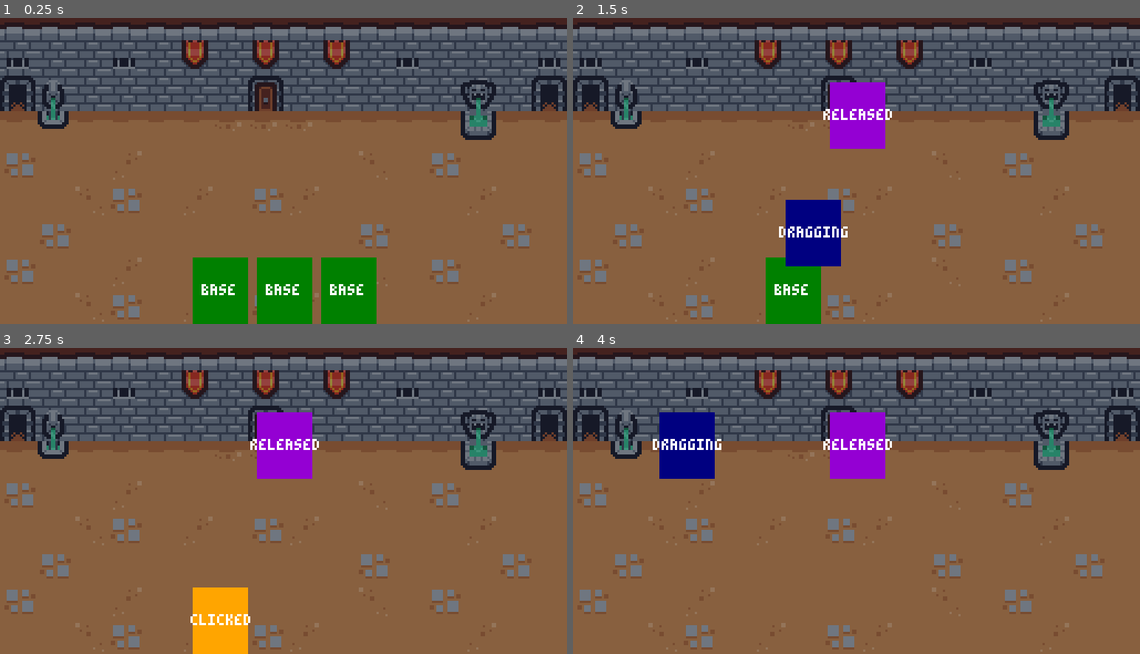
Above: before the commit, frames 1-4 (two rows, left to right).
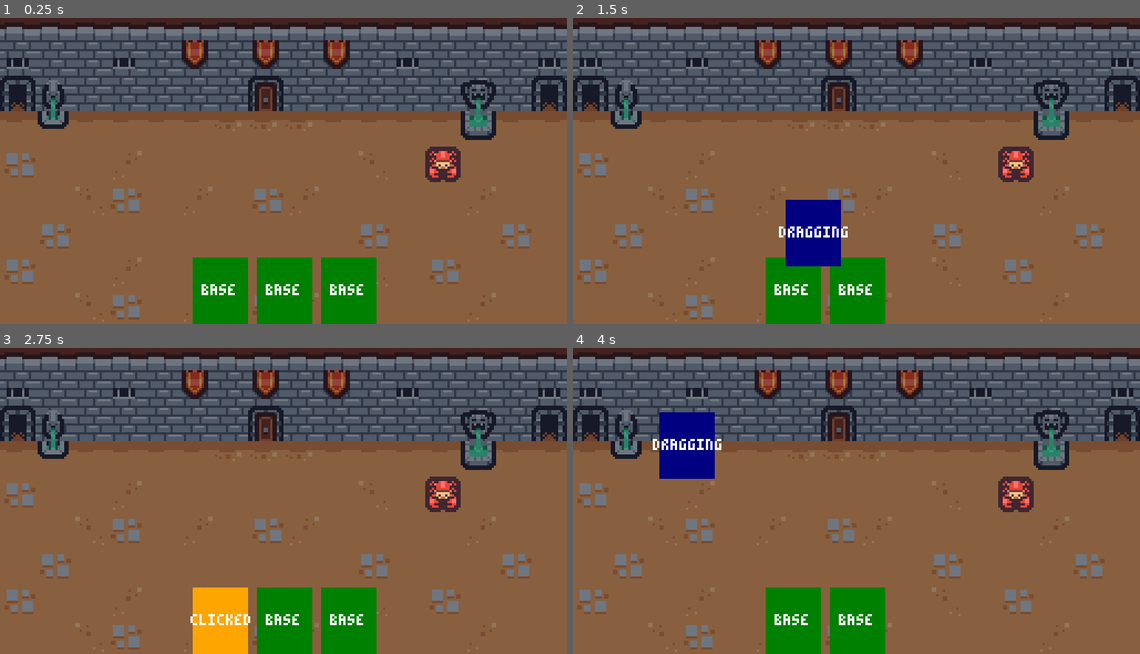
Above: after the commit, the same moments.

Repository: WochiB70/GodotLearningPlatform
Game: Godot game, scene res://scenes/battle/battle.tscn
The game is run twice, just before and just after one commit, with the same random seed, the same clock (stepped at 60 frames per second) and the same inputs.
Inputs (mouse positions are in pixels of both pictures, inside the frame that each line leads up to):
- Up to frame 1 (0.25 s): no input
- Up to frame 2 (1.5 s): tap Enter at 0.5 s; drag from (794, 290) to (856, 115) at 0.52 s; drag from (794, 290) to (856, 115) at 1.27 s
- Up to frame 3 (2.75 s): move the mouse to (221, 620) at 2.02 s; press the mouse at (221, 620) at 2.03 s; right-click (221, 620) at 2.3 s
- Up to frame 4 (4 s): release the mouse at (794, 620) at 2.75 s; tap Space at 2.75 s; drag from (856, 445) to (686, 445) at 2.77 s; tap Enter at 3.5 s; drag from (856, 445) to (686, 445) at 3.52 s

The runs differ from the first frame. In frame 1, 0.7% of the frame differs, in the area x 75-82%, y 42-54%; in frame 2, 4.9%; in frame 3, 7.1%, in the area x 44-82%, y 21-100%; in frame 4, 7.1%.

Commit message:
WPI: 未完成得任务S106

Diff:
--- /dev/null
+++ b/deckbuildertutorial/characters/warrior/cards/warrior_axe_attack.tres
@@ -0,0 +1,10 @@
+[gd_resource type="Resource" script_class="Card" load_steps=2 format=3 uid="uid://dwbgrbi84klpq"]
+
+[ext_resource type="Script" uid="uid://b44xljum5h6v5" path="res://resources/card.gd" id="1_wba1x"]
+
+[resource]
+script = ExtResource("1_wba1x")
+id = "warrior_axe_attack"
+type = 0
+target = 1
+metadata/_custom_type_script = "uid://b44xljum5h6v5"
--- /dev/null
+++ b/deckbuildertutorial/characters/warrior/cards/warrior_block.tres
@@ -0,0 +1,10 @@
+[gd_resource type="Resource" script_class="Card" load_steps=2 format=3 uid="uid://dp80ki27f23an"]
+
+[ext_resource type="Script" uid="uid://b44xljum5h6v5" path="res://resources/card.gd" id="1_ti8q0"]
+
+[resource]
+script = ExtResource("1_ti8q0")
+id = "warrior_block"
+type = 1
+target = 0
+metadata/_custom_type_script = "uid://b44xljum5h6v5"
--- /dev/null
+++ b/deckbuildertutorial/global/events.gd
@@ -0,0 +1,4 @@
+extends Node
+
+signal card_aim_started(card_ui: CardUI)
+signal card_aim_ended(car_ui:CardUI)
--- a/deckbuildertutorial/project.godot
+++ b/deckbuildertutorial/project.godot
@@ -13,6 +13,10 @@
 config/name="DeckBuilderTutorial"
 run/main_scene="uid://b5crf5qbthvuf"
 config/features=PackedStringArray("4.4", "Forward Plus")
+
+[autoload]
+
+Events="*res://global/events.gd"
 
 [display]
 
@@ -41,6 +45,7 @@
 
 [layer_names]
 
+2d_render/layer_3="enemies"
 2d_physics/layer_1="card_target_selector"
 2d_physics/layer_2="card_drop_area"
 
--- /dev/null
+++ b/deckbuildertutorial/resources/card.gd
@@ -0,0 +1,13 @@
+class_name Card
+extends Resource
+
+enum Type {ATTACK, SKILL, POWER}
+enum Target {SELF, SINGLE_ENEMY, ALL_ENEMIES, EVERYONE }
+
+@export_group("Card Attribute")
+@export var id: String
+@export var type : Type
+@export var target: Target
+
+func is_single_targeted() -> bool:
+	return target == Target.SINGLE_ENEMY
--- a/deckbuildertutorial/scenes/battle/battle.tscn
+++ b/deckbuildertutorial/scenes/battle/battle.tscn
@@ -1,11 +1,17 @@
-[gd_scene load_steps=5 format=3 uid="uid://b5crf5qbthvuf"]
+[gd_scene load_steps=10 format=3 uid="uid://b5crf5qbthvuf"]
 
 [ext_resource type="Texture2D" uid="uid://cp4iq5fd6j8be" path="res://art/background.png" id="1_7gynk"]
 [ext_resource type="PackedScene" uid="uid://bvniutceiktpo" path="res://scenes/card_ui/card_ui.tscn" id="2_ffvsa"]
-[ext_resource type="Script" uid="uid://c6npwfa2h3v1n" path="res://scenes/ui/hand.gd" id="2_xd4uy"]
+[ext_resource type="Script" uid="uid://c5l6db0pf8b6y" path="res://scenes/ui/hand.gd" id="2_xd4uy"]
+[ext_resource type="PackedScene" uid="uid://bmbov07ogiphf" path="res://scenes/card_target_selector/card_target_selector.tscn" id="3_pll4o"]
+[ext_resource type="Resource" uid="uid://dwbgrbi84klpq" path="res://characters/warrior/cards/warrior_axe_attack.tres" id="4_0yh6x"]
+[ext_resource type="Resource" uid="uid://dp80ki27f23an" path="res://characters/warrior/cards/warrior_block.tres" id="5_h0kxc"]
+[ext_resource type="Texture2D" uid="uid://1u3b3hwqd8yh" path="res://art/tile_0110.png" id="6_fh7rg"]
 
 [sub_resource type="RectangleShape2D" id="RectangleShape2D_7gynk"]
 size = Vector2(256, 100)
+
+[sub_resource type="RectangleShape2D" id="RectangleShape2D_fh7rg"]
 
 [node name="Battle" type="Node2D"]
 metadata/_edit_lock_ = true
@@ -22,6 +28,19 @@
 [node name="CollisionShape2D" type="CollisionShape2D" parent="Area2D"]
 position = Vector2(128, 50)
 shape = SubResource("RectangleShape2D_7gynk")
+debug_color = Color(0, 0.6, 0.701961, 0.117647)
+
+[node name="Enemy" type="Area2D" parent="."]
+position = Vector2(200, 72)
+
+[node name="Sprite2D" type="Sprite2D" parent="Enemy"]
+texture = ExtResource("6_fh7rg")
+
+[node name="CollisionShape2D" type="CollisionShape2D" parent="Enemy"]
+light_mask = 4
+shape = SubResource("RectangleShape2D_fh7rg")
+
+[node name="CardTargetSelector" parent="." instance=ExtResource("3_pll4o")]
 
 [node name="BattleUI" type="CanvasLayer" parent="." groups=["ui_layer"]]
 
@@ -40,9 +59,12 @@
 
 [node name="CardUI" parent="BattleUI/Hand" instance=ExtResource("2_ffvsa")]
 layout_mode = 2
+card = ExtResource("4_0yh6x")
 
 [node name="CardUI2" parent="BattleUI/Hand" instance=ExtResource("2_ffvsa")]
 layout_mode = 2
+card = ExtResource("4_0yh6x")
 
 [node name="CardUI3" parent="BattleUI/Hand" instance=ExtResource("2_ffvsa")]
 layout_mode = 2
+card = ExtResource("5_h0kxc")
--- /dev/null
+++ b/deckbuildertutorial/scenes/card_target_selector/card_arc.tscn
@@ -0,0 +1,10 @@
+[gd_scene load_steps=2 format=3 uid="uid://d3wnkgoc2gebo"]
+
+[sub_resource type="Curve" id="Curve_j42f0"]
+_limits = [0.0, 1.0, 0.2, 1.0]
+_data = [Vector2(0.2, 0.1526), 0.0, 0.0, 0, 0, Vector2(0.895161, 1), 0.0, 0.0, 0, 0, Vector2(0.977419, 0.240769), 0.0, 0.0, 0, 0]
+point_count = 3
+
+[node name="CardArc" type="Line2D"]
+width = 4.0
+width_curve = SubResource("Curve_j42f0")
--- /dev/null
+++ b/deckbuildertutorial/scenes/card_target_selector/card_target_selector.gd
@@ -0,0 +1,70 @@
+extends Node2D
+
+const ARC_POINT := 50
+
+@onready var area_2d: Area2D = $Area2D
+@onready var card_arc: Line2D = $CanvasLayer/CardArc
+
+
+var current_card:CardUI
+var targeting := false
+
+func _ready() -> void:
+	Events.card_aim_started.connect(_on_card_arm_started)
+	Events.card_aim_ended.connect(_on_card_aim_ended)
+
+func _process(delta: float) -> void:
+	if not targeting:
+		return
+
+	area_2d.position = get_local_mouse_position()
+	card_arc.points = _get_points()
+
+func _get_points() -> Array:
+	var points := []
+	var start := current_card.global_position
+	start.x += (current_card.size.x / 2)
+	var target := get_local_mouse_position()
+	var distance := (target - start)
+
+	for i in range(ARC_POINT):
+		var t := (1.0 / ARC_POINT) * i
+		var x := start.x + (distance.x / ARC_POINT) * i
+		var y := start.y + ease_out_cubic(t) * distance.y
+		points.append(Vector2(x, y))
+	points.append(target)
+
+	return points
+
+func ease_out_cubic(number:float) -> float:
+	return 1.0 - pow(1.0 - number, 3.0)
+
+func _on_card_arm_started(card:CardUI) -> void:
+	print("进入", card.target)
+	if not card.card.is_single_targeted():
+		return
+	print("开始")
+	targeting = true
+	area_2d.monitoring = true
+	area_2d.monitorable = true
+	current_card = card
+
+func _on_card_aim_ended(card:CardUI) -> void:
+	targeting = false
+	card_arc.clear_points()
+	area_2d.position = Vector2.ZERO
+	area_2d.monitoring = false
+	area_2d.monitorable = false
+	current_card = null
+
+func _on_area_2d_area_entered(area:Area2D) -> void:
+	if not  current_card or not targeting:
+		return
+
+	if not current_card.target.has(area):
+		current_card.target.append(area)
+
+func _on_area_2d_area_exited(area:Area2D) -> void:
+	if not current_card or not targeting:
+		return
+	current_card.target.erase(area)
--- /dev/null
+++ b/deckbuildertutorial/scenes/card_target_selector/card_target_selector.tscn
@@ -0,0 +1,26 @@
+[gd_scene load_steps=4 format=3 uid="uid://bmbov07ogiphf"]
+
+[ext_resource type="PackedScene" uid="uid://d3wnkgoc2gebo" path="res://scenes/card_target_selector/card_arc.tscn" id="1_dnal8"]
+[ext_resource type="Script" uid="uid://dr16w12otdwx" path="res://scenes/card_target_selector/card_target_selector.gd" id="1_s6vcj"]
+
+[sub_resource type="RectangleShape2D" id="RectangleShape2D_2m1is"]
+size = Vector2(4, 4)
+
+[node name="CardTargetSelector" type="Node2D"]
+script = ExtResource("1_s6vcj")
+
+[node name="Area2D" type="Area2D" parent="."]
+collision_mask = 4
+monitoring = false
+monitorable = false
+
+[node name="CollisionShape2D" type="CollisionShape2D" parent="Area2D"]
+shape = SubResource("RectangleShape2D_2m1is")
+
+[node name="CanvasLayer" type="CanvasLayer" parent="."]
+layer = 2
+
+[node name="CardArc" parent="CanvasLayer" instance=ExtResource("1_dnal8")]
+
+[connection signal="area_entered" from="Area2D" to="." method="_on_area_2d_area_entered"]
+[connection signal="area_exited" from="Area2D" to="." method="_on_area_2d_area_exited"]
--- /dev/null
+++ b/deckbuildertutorial/scenes/card_ui/card_states/card_aiming_state.gd
@@ -0,0 +1,29 @@
+extends CardState
+
+const MOUSE_Y_SNAPBACK_THRESHOLD := 130
+
+
+func enter() -> void:
+	cardUI.color.color = Color.WEB_PURPLE
+	cardUI.state.text = "AIMING"
+	cardUI.target.clear()
+	print("进入aiming状态，此时得target数组为",cardUI.target)
+	var offset := Vector2(cardUI.parent.size.x / 2, -cardUI.size.y / 2)
+	offset.x -= cardUI.size.x / 2
+	cardUI.animate_to_position(cardUI.parent.global_position + offset, 0.2)
+	cardUI.drop_point_dectetor.monitoring = false
+	Events.card_aim_started.emit(cardUI)
+
+func exit() -> void:
+	Events.card_aim_ended.emit(cardUI)
+
+
+func on_input(event: InputEvent) -> void:
+	var mouse_motion := event is InputEventMouseMotion
+	var mouse_at_bottom := cardUI.get_global_mouse_position().y > MOUSE_Y_SNAPBACK_THRESHOLD
+
+	if (mouse_motion and mouse_at_bottom) or event.is_action_pressed("right_mouse"):
+		transition_requested.emit(self, CardState.State.BASE)
+	elif event.is_action_released("left_mouse") or event.is_action_pressed("left_mouse"):
+		get_viewport().set_input_as_handled()
+		transition_requested.emit(self, CardState.State.RELEASED)
--- a/deckbuildertutorial/scenes/card_ui/card_states/card_dragging_state.gd
+++ b/deckbuildertutorial/scenes/card_ui/card_states/card_dragging_state.gd
@@ -16,9 +16,14 @@
 	threshold_time.timeout.connect(func():minimun_drag_time_elapsed = true)
 
 func on_input(event:InputEvent) -> void:
+	var single_targeted := cardUI.card.is_single_targeted()
 	var mouse_motion := event is InputEventMouseMotion
 	var cancel = event.is_action_pressed("right_mouse")
 	var confirm = event.is_action_released("left_mouse") or event.is_action_pressed("left_mouse")
+
+	if single_targeted and mouse_motion and cardUI.target.size() > 0:
+		transition_requested.emit(self, CardState.State.AIMING)
+		return
 
 	if mouse_motion:
 		cardUI.global_position = cardUI.get_global_mouse_position() - cardUI.pivot_offset
--- a/deckbuildertutorial/scenes/card_ui/card_ui.gd
+++ b/deckbuildertutorial/scenes/card_ui/card_ui.gd
@@ -4,17 +4,27 @@
 
 signal reparent_requested(which_card_ui: CardUI)
 
+@export var card: Card
+
 @onready var color: ColorRect = $Color
-@onready var drop_point_dectetor = $DropPointDectetor
+@onready var drop_point_dectetor: Area2D = $DropPointDectetor
 @onready var state: Label = $State
 @onready var cardStateMachine: CardStateMachine = $CardStateMachine as CardStateMachine
 @onready var target:Array[Node] = []
+
+var parent: Control
+var tween: Tween
+
 
 func _ready() -> void:
 	cardStateMachine.init(self)
 
 func _input(event: InputEvent)  -> void:
 	cardStateMachine.on_input(event)
+
+func animate_to_position(new_position:Vector2, duration:float) -> void:
+	tween = create_tween().set_trans(Tween.TRANS_CIRC).set_ease(Tween.EASE_OUT)
+	tween.tween_property(self, "global_position", new_position, duration)
 
 func _on_mouse_entered() -> void:
 	cardStateMachine.on_mouse_entered();
@@ -27,7 +37,9 @@
 
 
 func _on_drop_point_dectetor_area_entered(area: Area2D) -> void:
+	print("鼠标进入碰撞区域")
 	if not target.has(area):
+		print("添加区域", area)
 		target.append(area)
 
 
--- a/deckbuildertutorial/scenes/card_ui/card_ui.tscn
+++ b/deckbuildertutorial/scenes/card_ui/card_ui.tscn
@@ -1,12 +1,13 @@
-[gd_scene load_steps=9 format=3 uid="uid://bvniutceiktpo"]
+[gd_scene load_steps=10 format=3 uid="uid://bvniutceiktpo"]
 
 [ext_resource type="Theme" uid="uid://l04r0yupxbeo" path="res://main_theme.tres" id="1_gy3gl"]
-[ext_resource type="Script" uid="uid://bcyu36twbpxn2" path="res://scenes/card_ui/card_ui.gd" id="2_els2s"]
-[ext_resource type="Script" uid="uid://gk5fogo3n07y" path="res://scenes/card_ui/card_states/card_state_machine.gd" id="3_psaan"]
-[ext_resource type="Script" uid="uid://cpxoe64xe4t2s" path="res://scenes/card_ui/card_states/card_base_state.gd" id="4_orrkt"]
-[ext_resource type="Script" uid="uid://dleqent5d4yy2" path="res://scenes/card_ui/card_states/card_clicked_state.gd" id="5_yxx8x"]
-[ext_resource type="Script" uid="uid://b3qlg0vs28wnu" path="res://scenes/card_ui/card_states/card_dragging_state.gd" id="6_ci03s"]
-[ext_resource type="Script" uid="uid://bv555qgialev7" path="res://scenes/card_ui/card_states/card_released_state.gd" id="7_js3ux"]
+[ext_resource type="Script" uid="uid://bpbjlk1b207by" path="res://scenes/card_ui/card_ui.gd" id="2_els2s"]
+[ext_resource type="Script" uid="uid://ccqwr1gr6bx8m" path="res://scenes/card_ui/card_states/card_state_machine.gd" id="3_psaan"]
+[ext_resource type="Script" uid="uid://bn78m53e2ba1r" path="res://scenes/card_ui/card_states/card_base_state.gd" id="4_orrkt"]
+[ext_resource type="Script" uid="uid://bnnhao3ex4vh8" path="res://scenes/card_ui/card_states/card_clicked_state.gd" id="5_yxx8x"]
+[ext_resource type="Script" uid="uid://dlo8tbexhlgqa" path="res://scenes/card_ui/card_states/card_dragging_state.gd" id="6_ci03s"]
+[ext_resource type="Script" uid="uid://dhl87rbnalhi0" path="res://scenes/card_ui/card_states/card_released_state.gd" id="7_js3ux"]
+[ext_resource type="Script" uid="uid://cqxt4tet5kkb0" path="res://scenes/card_ui/card_states/card_aiming_state.gd" id="8_yxx8x"]
 
 [sub_resource type="RectangleShape2D" id="RectangleShape2D_gy3gl"]
 size = Vector2(25, 30)
@@ -68,6 +69,10 @@
 script = ExtResource("7_js3ux")
 state = 4
 
+[node name="CardAimingState" type="Node" parent="CardStateMachine"]
+script = ExtResource("8_yxx8x")
+state = 3
+
 [connection signal="gui_input" from="." to="." method="_on_gui_input"]
 [connection signal="mouse_entered" from="." to="." method="_on_mouse_entered"]
 [connection signal="mouse_exited" from="." to="." method="_on_mouse_exited"]
--- a/deckbuildertutorial/scenes/ui/hand.gd
+++ b/deckbuildertutorial/scenes/ui/hand.gd
@@ -4,6 +4,7 @@
 func _ready() -> void:
 	for child in get_children():
 		var card_ui := child as CardUI
+		card_ui.parent = self
 		card_ui.reparent_requested.connect(_on_reparent_requested)
 
 
